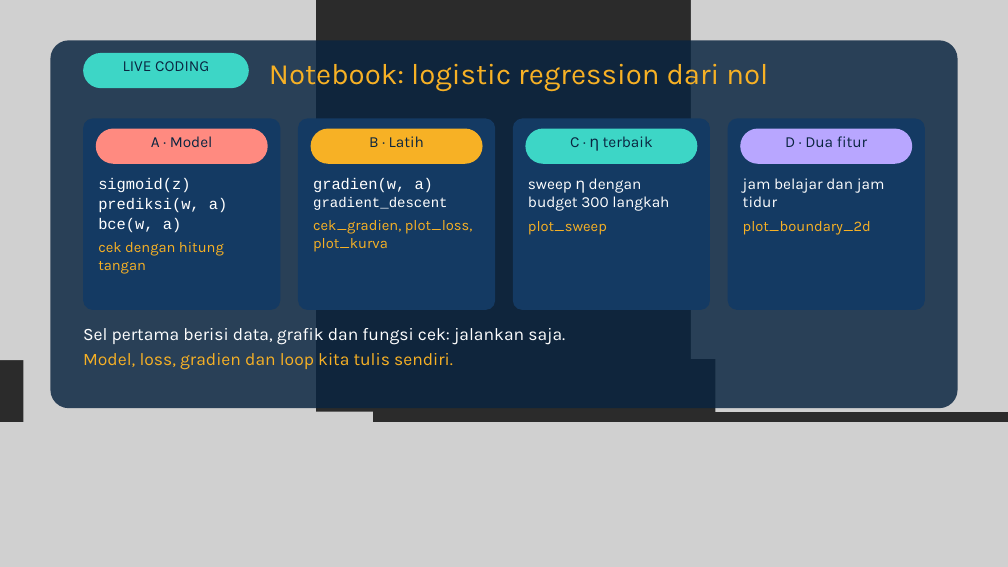
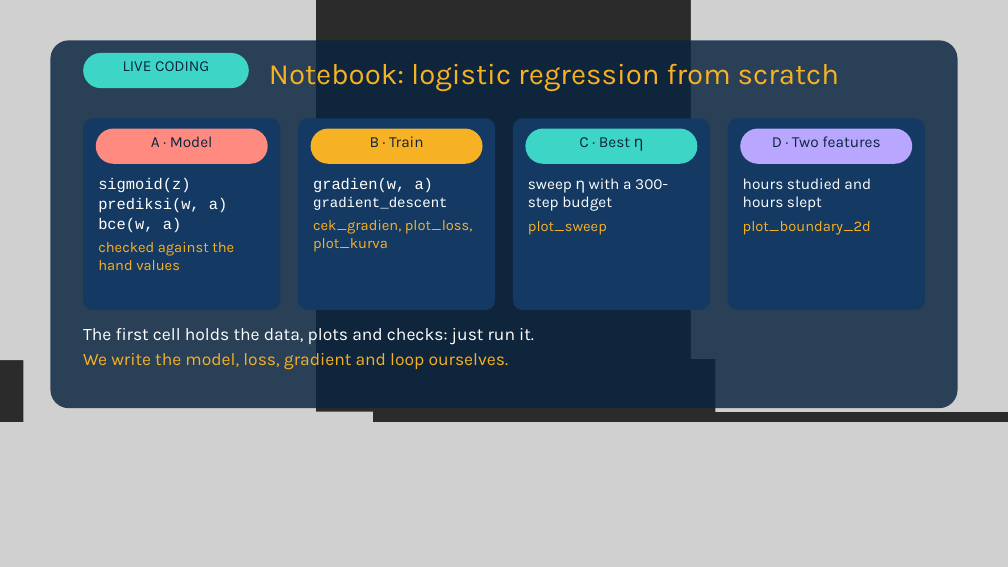
Before and after one commit to dafx7/COMPUTING-AI-ML-OPTIMIZATION, a slide deck: slide 20 of week3/slides/Pertemuan-3-Logistic-Regression.pptx. Drawn at 1008x567 pixels with LibreOffice and Linux fonts; fonts in the diff are those of the drawing; grey boxes stand for pictures; background and template pictures are left out; a plain dark background stands for a picture behind light text. Boxes give left, top, right and bottom in pixels: in the first picture for what was removed or moved away, otherwise in the second. Text is boxed around its words. In the diff, an @@ line names an element or a change of style, - is before the commit and + after.

```diff
--- a/week3/slides/Pertemuan-3-Logistic-Regression.pptx
+++ b/week3/slides/Pertemuan-3-Logistic-Regression.pptx
@@ text at (x1=269, y1=64, x2=839, y2=92): text changed @@
-Notebook: logistic regression dari nol
+Notebook: logistic regression from scratch
@@ text at (x1=370, y1=136, x2=423, y2=147): text changed @@
-B · Latih
+B · Train
@@ text at (x1=579, y1=137, x2=644, y2=151): text changed @@
-C · η terbaik
+C · Best η
@@ text at (x1=772, y1=136, x2=880, y2=147): text changed @@
-D · Dua fitur
+D · Two features
@@ text at (x1=528, y1=178, x2=668, y2=211): text changed @@
-sweep η dengan budget 300 langkah
+sweep η with a 300-step budget
@@ text at (x1=743, y1=178, x2=871, y2=211): text changed @@
-jam belajar dan jam tidur
+hours studied and hours slept
@@ text at (x1=98, y1=242, x2=234, y2=270): text changed @@
-cek dengan hitung tangan
+checked against the hand values
@@ text at (x1=83, y1=328, x2=534, y2=370): text changed @@
-Sel pertama berisi data, grafik dan fungsi cek: jalankan saja.
-Model, loss, gradien dan loop kita tulis sendiri.
+The first cell holds the data, plots and checks: just run it.
+We write the model, loss, gradient and loop ourselves.
```
Also in this commit, not shown: 26 other slides changed, 1 other file.
